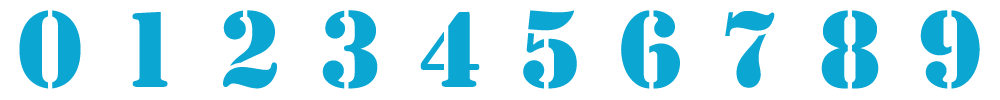
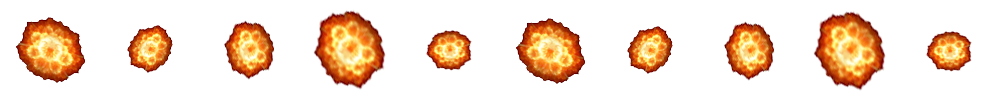
Comparing the layer stacks of the two 1000 x 100 images. Changes:
added layer "Layer 13" above "Group 1" over (16, 9, 973, 91)
moved "Layer 1" into group "Group 1" over (19, 10, 81, 89)
moved "Layer 2" into group "Group 1" over (132, 12, 168, 87)
moved "Layer 3" into group "Group 1" over (223, 10, 277, 89)
moved "Layer 4" into group "Group 1" over (322, 10, 378, 89)
moved "Layer 5" into group "Group 1" over (420, 11, 480, 87)
moved "Layer 6" into group "Group 1" over (523, 10, 577, 89)
moved "Layer 7" into group "Group 1" over (621, 10, 680, 89)
moved "Layer 8" into group "Group 1" over (725, 11, 775, 88)
moved "Layer 9" into group "Group 1" over (821, 10, 879, 89)
moved "Layer 10" into group "Group 1" over (920, 10, 980, 89)
